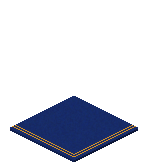
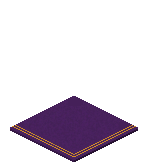
Layer changes from the first 148 x 164 image to the second:
painted on "Stripes", unmasked it over [12, 125, 136, 157]
renamed "Layer 6 copy" to "Iso_Deco_Ground_Carpet_Blue_08", painted on it over [10, 96, 138, 162]
